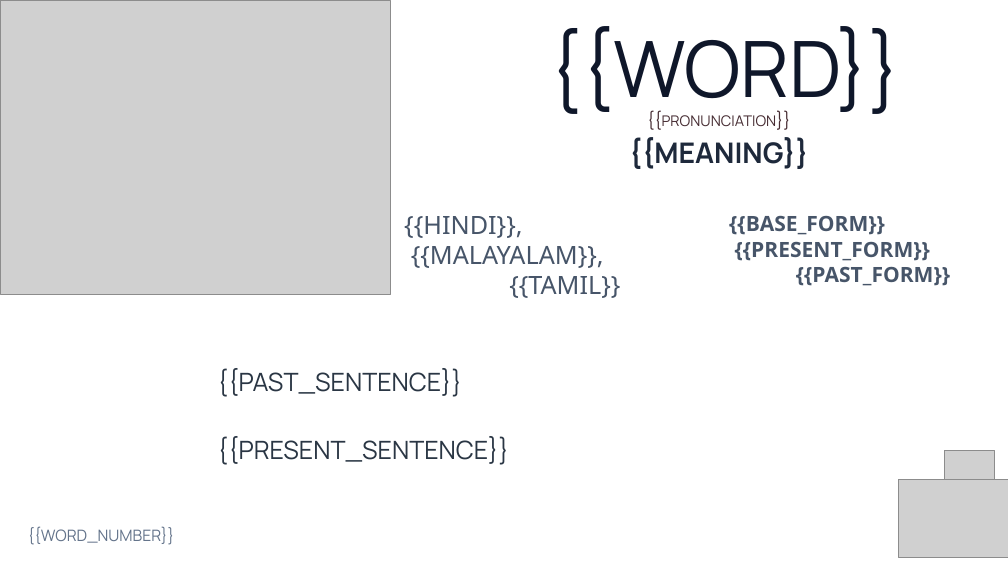
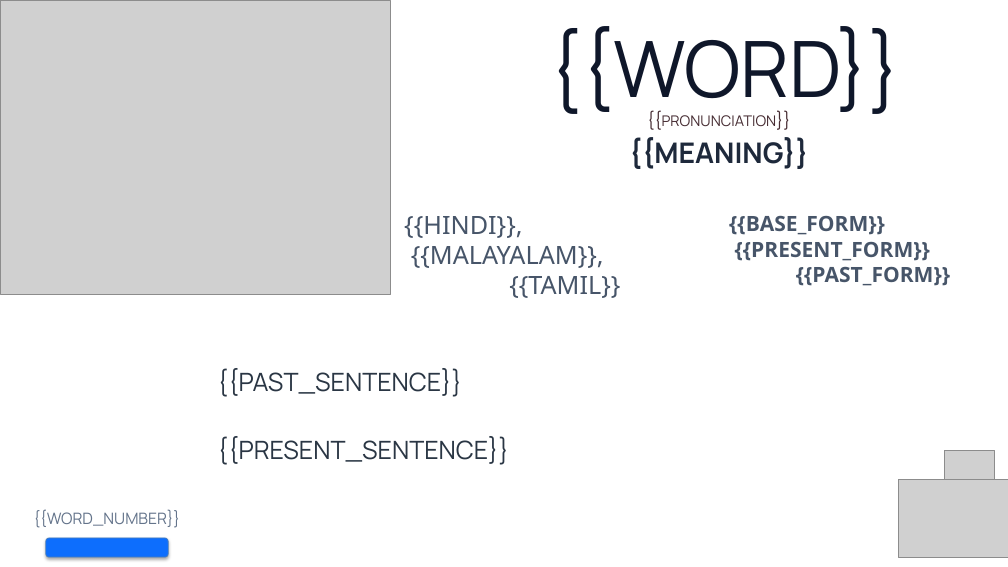
Before and after one commit to PrinceNR/AIVideoAutomation, a slide deck: slide 3 of templates/vocabulary_template_v3.pptx. Drawn at 1008x567 pixels with LibreOffice and Linux fonts; fonts in the diff are those of the drawing; grey boxes stand for pictures; background and template pictures are left out. Boxes give left, top, right and bottom in pixels: in the first picture for what was removed or moved away, otherwise in the second. Text is boxed around its words. In the diff, an @@ line names an element or a change of style, - is before the commit and + after.

```diff
--- a/templates/vocabulary_template_v3.pptx
+++ b/templates/vocabulary_template_v3.pptx
@@ text "{{WORD_NUMBER}}": place and size @@
-text "{{WORD_NUMBER}}" at bbox=[28, 527, 175, 545]
+text "{{WORD_NUMBER}}" at bbox=[34, 510, 181, 528]
@@ rounded rectangle added at bbox=[46, 538, 169, 557], fill #0D6EFD, outline #4B7EBC 0.75 pt @@
```
Also in this commit, not shown: 3 other slides changed, 4 other files.
